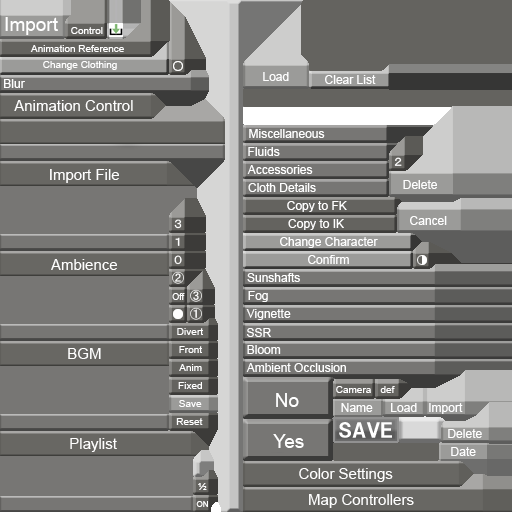
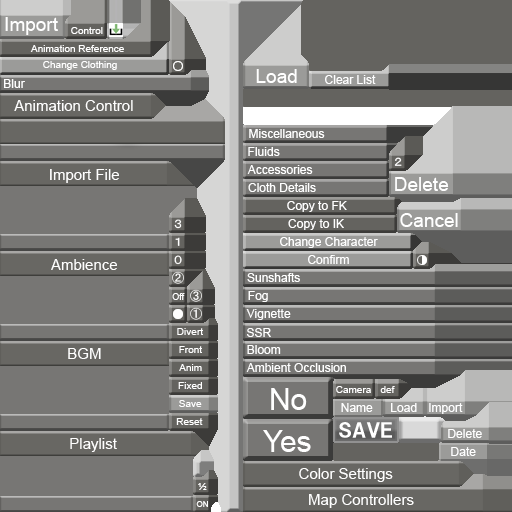
Revision of a layered w=512, h=512 image; what changed, layer by layer:
painted on "Load" (2nd of 2, in "Text") over [256, 69, 297, 83]
painted on "Delete" (1st of 2, in "Text") over [395, 177, 449, 191]
painted on "Cancel" over [400, 213, 458, 227]
painted on "No" over [271, 388, 307, 410]
painted on "Yes" over [263, 430, 311, 452]
